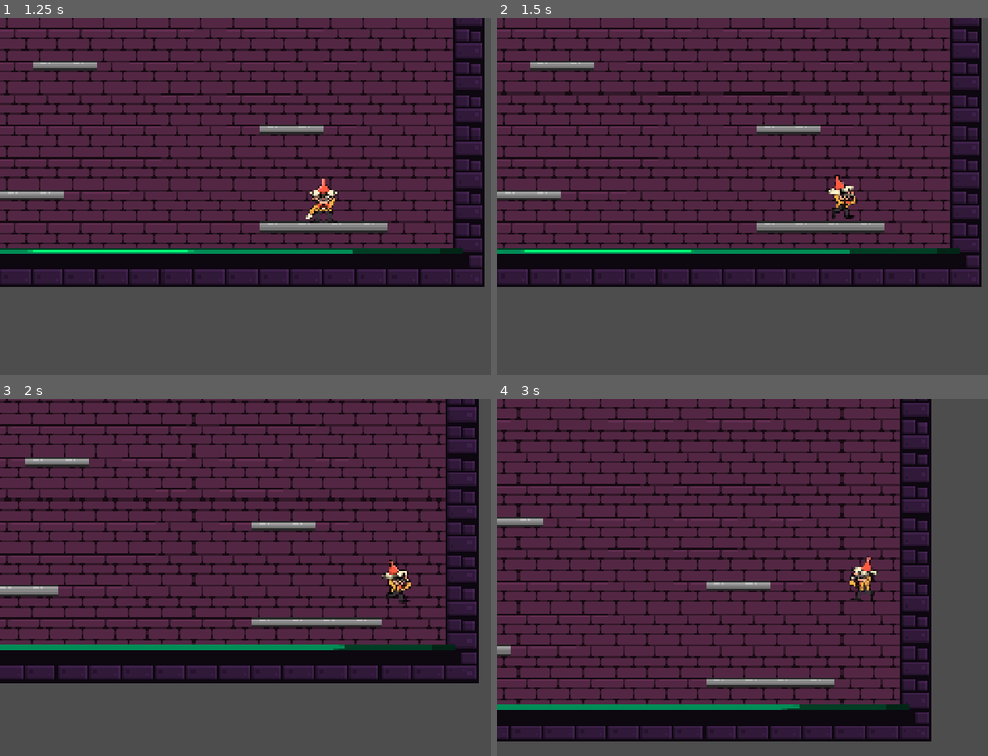
Above: before the commit, frames 1-4 (two rows, left to right).
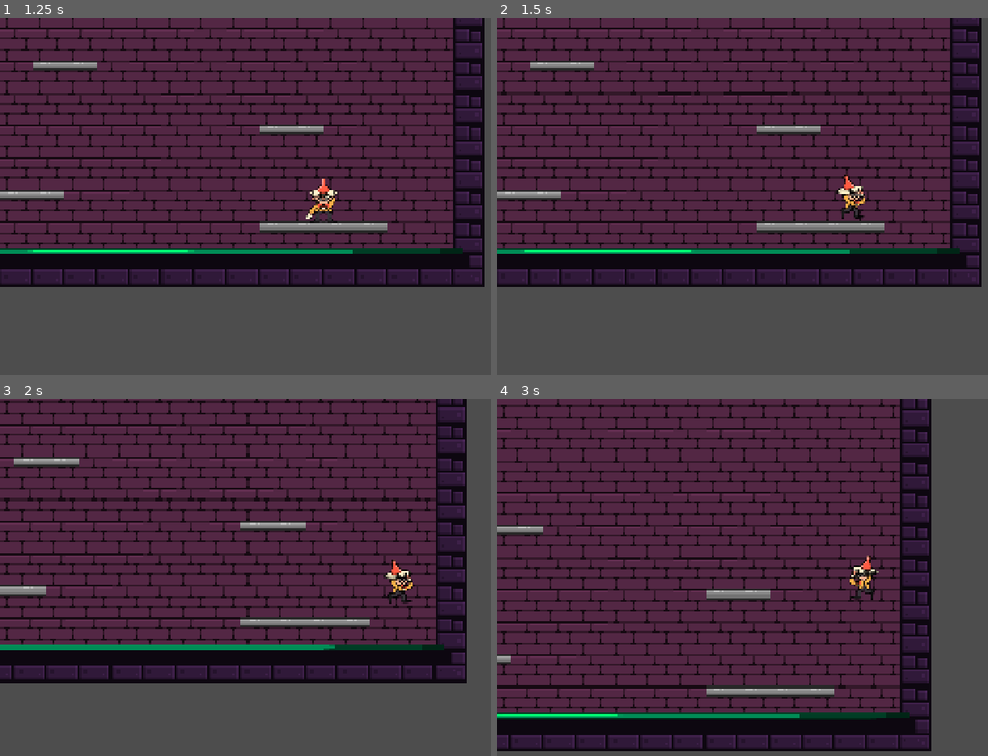
Above: after the commit, the same moments.

Repository: mokoszerosy/giera-dzamik-v4
Game: Godot game, scene res://scenes/main_menu.tscn
Two runs of this game, one before a commit and one after it. Both use one fixed random seed, a clock stepped at 60 frames per second and the inputs below. The engine's default icon, where the game draws it, is replaced by a stand-in: a white triangle on a blue panel in a dark square.
Inputs:
- Up to frame 1 (1.25 s): click "Play" at 0.5 s
- Up to frame 2 (1.5 s): hold Right (move_right) from 1.28 s (still down)
- Up to frame 3 (2 s): keep holding Right (move_right); tap Space (jump) at 1.52 s
- Up to frame 4 (3 s): tap Space (jump) at 2.27 s; release Right (move_right) at 2.78 s; hold A (move_left) from 2.78 s (still down)

Frame 1 is identical in both runs. In frame 2, 0.6% of the frame differs, in the area x 67-75%, y 43-57%; in frame 3, 16%; in frame 4, 39%, in the area x 0-89%, y 0-99%.

Commit message:
feat: Fater movment on ground

Diff:
--- a/gieranadzamik4/scripts/player.gd
+++ b/gieranadzamik4/scripts/player.gd
@@ -3,6 +3,7 @@
 
 @onready var anim_sprite: AnimatedSprite2D = $AnimSprite
 @export var horizontal_speed := 350.0
+@export var grounded_horizontal_speed := 500.0
 @export var jump_velocity := -400.0
 var gravity: float = ProjectSettings.get_setting("physics/2d/default_gravity")
 var last_collided_with: Dictionary[Object, Object] = {}
@@ -24,7 +25,10 @@
 
 	var direction := Input.get_axis("move_left", "move_right")
 	if direction:
-		velocity.x = direction * horizontal_speed
+		if is_on_floor():
+			velocity.x = direction * grounded_horizontal_speed
+		else:
+			velocity.x = direction * horizontal_speed
 		anim_sprite.play("run_left")
 		if direction > 0:
 			anim_sprite.flip_h = true
